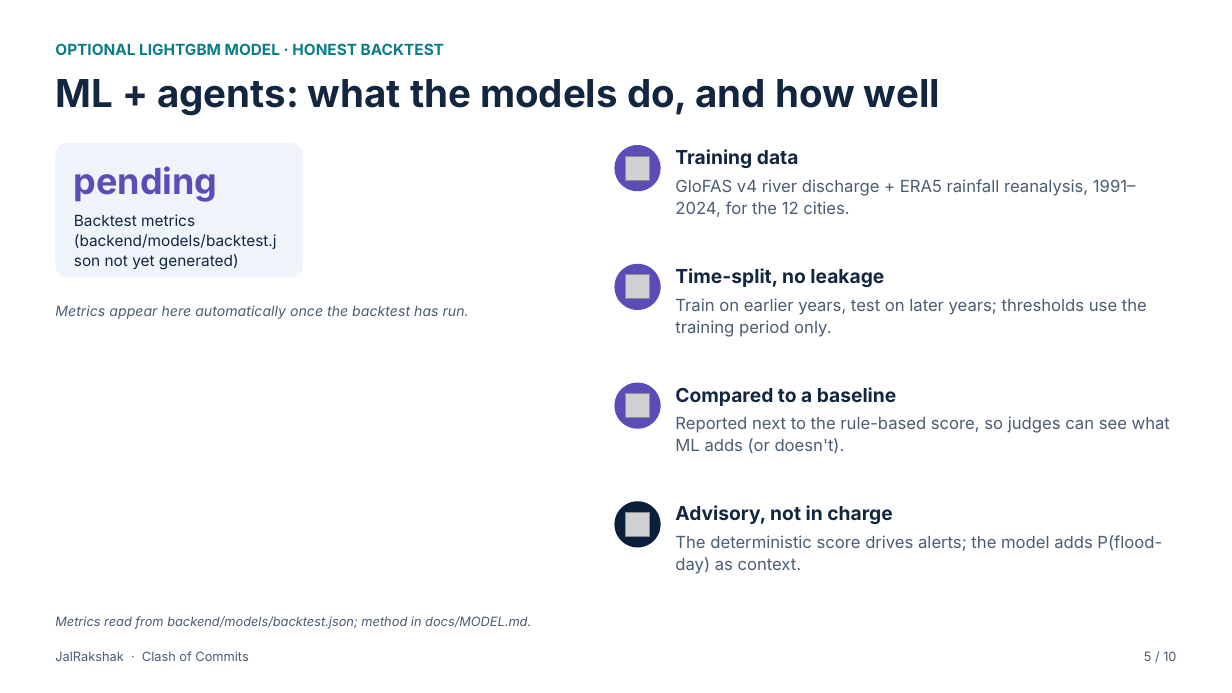
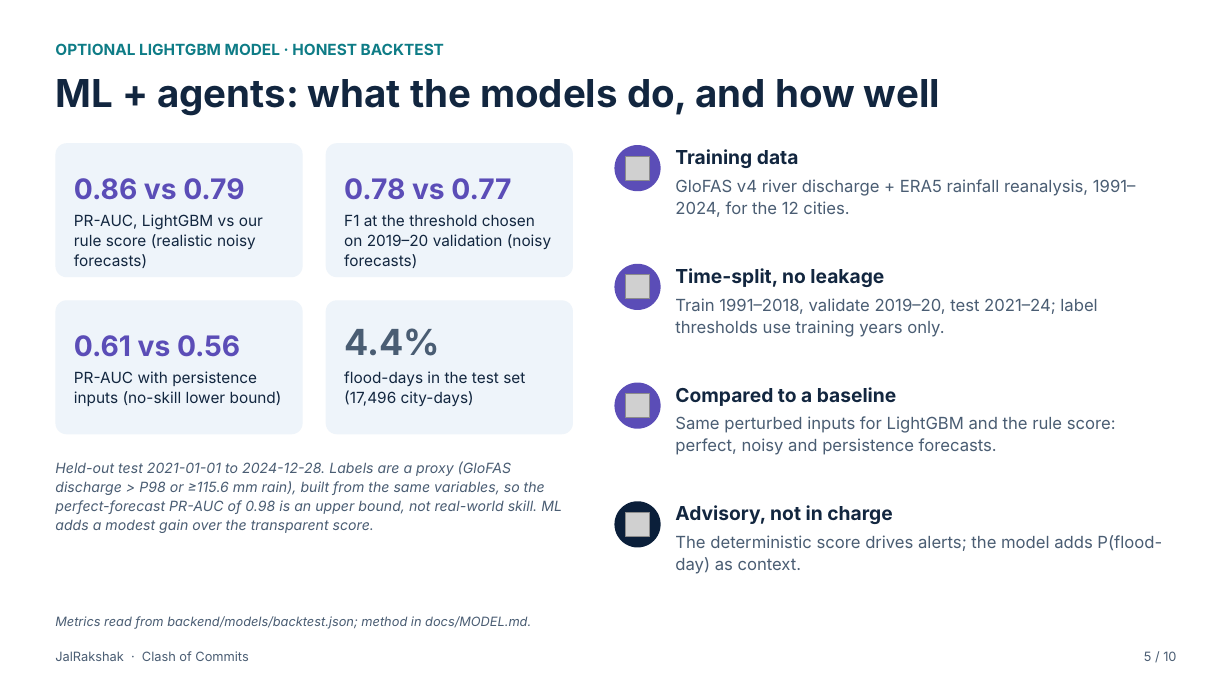
Before and after one commit to madhavzanwar/Jal-rakshak, a slide deck: slide 5 of submission/clash-of-commits/JalRakshak_ClashOfCommits.pptx. Drawn at 1232x693 pixels with LibreOffice and Linux fonts; fonts in the diff are those of the drawing; grey boxes stand for pictures. Boxes give left, top, right and bottom in pixels: in the first picture for what was removed or moved away, otherwise in the second. Text is boxed around its words. In the diff, an @@ line names an element or a change of style, - is before the commit and + after.

```diff
--- a/submission/clash-of-commits/JalRakshak_ClashOfCommits.pptx
+++ b/submission/clash-of-commits/JalRakshak_ClashOfCommits.pptx
@@ rounded rectangle added at (325, 143, 572, 277), fill #EEF4FA @@
@@ text at (74, 178, 244, 200): text changed; size 28 to 22 pt @@
-pending
+0.86 vs 0.79
@@ text "0.86 vs 0.79" at (74, 178, 244, 200): vertical alignment top to bottom @@
@@ text added at (344, 178, 511, 200), 22 pt, text #5B4DB7, bold @@
+0.78 vs 0.77
@@ text at (74, 214, 263, 268): text changed @@
-Backtest metrics (backend/models/backtest.json not yet generated)
+PR-AUC, LightGBM vs our rule score (realistic noisy forecasts)
@@ text added at (344, 214, 551, 268), 12 pt, text #12263F @@
+F1 at the threshold chosen on 2019–20 validation (noisy forecasts)
@@ text at (675, 298, 1097, 337): text changed @@
-Train on earlier years, test on later years; thresholds use the training period only.
+Train 1991–2018, validate 2019–20, test 2021–24; label thresholds use training years only.
@@ text removed at (55, 305, 469, 319) @@
-Metrics appear here automatically once the backtest has run.
@@ rounded rectangle added at (55, 300, 302, 434), fill #EEF4FA @@
@@ rounded rectangle added at (325, 300, 572, 434), fill #EEF4FA @@
@@ text added at (344, 328, 440, 356), 28 pt, text #4A5D73, bold @@
+4.4%
@@ text added at (74, 335, 240, 357), 22 pt, text #5B4DB7, bold @@
+0.61 vs 0.56
@@ text added at (74, 371, 282, 406), 12 pt, text #12263F @@
+PR-AUC with persistence inputs (no-skill lower bound)
@@ text added at (344, 371, 525, 406), 12 pt, text #12263F @@
+flood-days in the test set (17,496 city-days)
@@ text at (675, 416, 1116, 455): text changed @@
-Reported next to the rule-based score, so judges can see what ML adds (or doesn't).
+Same perturbed inputs for LightGBM and the rule score: perfect, noisy and persistence forecasts.
@@ text added at (55, 461, 562, 533), 11 pt, text #4A5D73, italic @@
+Held-out test 2021-01-01 to 2024-12-28. Labels are a proxy (GloFAS discharge > P98 or ≥115.6 mm rain), built from the same variables, so the perfect-forecast PR-AUC of 0.98 is an upper bound, not real-world skill. ML adds a modest gain over the transparent score.
```
Also in this commit, not shown: 4 other files.
